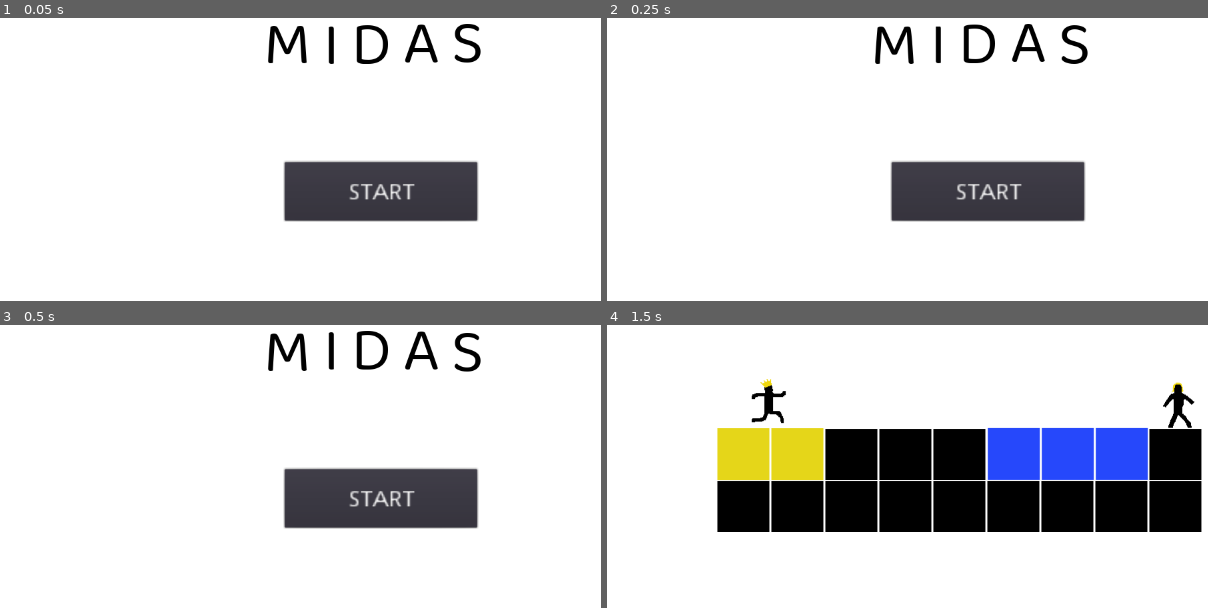
Above: before the commit, frames 1-4 (two rows, left to right).
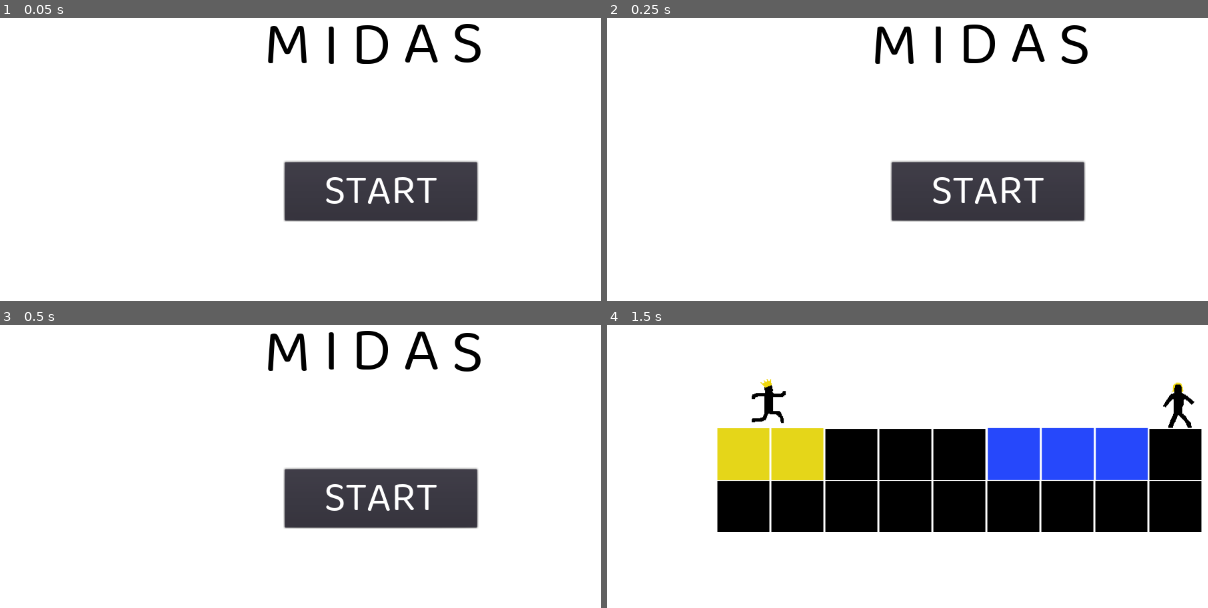
Above: after the commit, the same moments.

Repository: meburns/midas
Game: Godot game, scene res://src/Menu.tscn
Same seed, same stepped clock (60 frames per second), same inputs: the game is played once before the commit and once after it.
Inputs:
- Up to frame 1 (0.05 s): no input
- Up to frame 2 (0.25 s): no input
- Up to frame 3 (0.5 s): no input
- Up to frame 4 (1.5 s): click "START" at 0.5 s; tap Enter (ui_accept) at 1.25 s; hold Right (move_right) from 1.28 s (still down); tap R (refresh) at 1.35 s

The runs differ from the first frame. In frame 1, 0.8% of the frame differs, in the area x 54-73%, y 56-66%; in frame 2, 0.8%; in frame 3, 0.8%; in frame 4, nothing differs.

Commit message:
Add font to start button

Diff:
--- a/src/Menu.tscn
+++ b/src/Menu.tscn
@@ -1,10 +1,11 @@
-[gd_scene load_steps=6 format=2]
+[gd_scene load_steps=7 format=2]
 
 [ext_resource path="res://assets/background.png" type="Texture" id=1]
 [ext_resource path="res://src/Menu.gd" type="Script" id=2]
 [ext_resource path="res://assets/menu.wav" type="AudioStream" id=3]
 [ext_resource path="res://src/MainCamera.tscn" type="PackedScene" id=4]
 [ext_resource path="res://assets/fonts/Baloo_Bhaina_2/main_menu.tres" type="DynamicFont" id=5]
+[ext_resource path="res://assets/fonts/Baloo_Bhaina_2/normal_font.tres" type="DynamicFont" id=6]
 
 [node name="Menu" type="Node2D"]
 script = ExtResource( 2 )
@@ -33,11 +34,11 @@
 }
 
 [node name="Label" type="Label" parent="Button"]
-margin_left = -231.816
-margin_top = -60.3054
-margin_right = 57.1838
-margin_bottom = 29.6946
-rect_scale = Vector2( 2.62106, 2.37802 )
+margin_left = -0.446777
+margin_top = -11.7457
+margin_right = 288.553
+margin_bottom = 114.254
+custom_fonts/font = ExtResource( 6 )
 custom_colors/font_color = Color( 1, 1, 1, 1 )
 text = "START"
 align = 1
